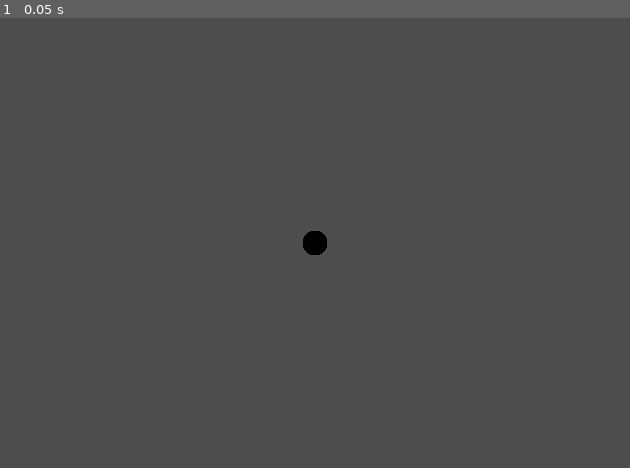
Above: before the commit, frame 1.
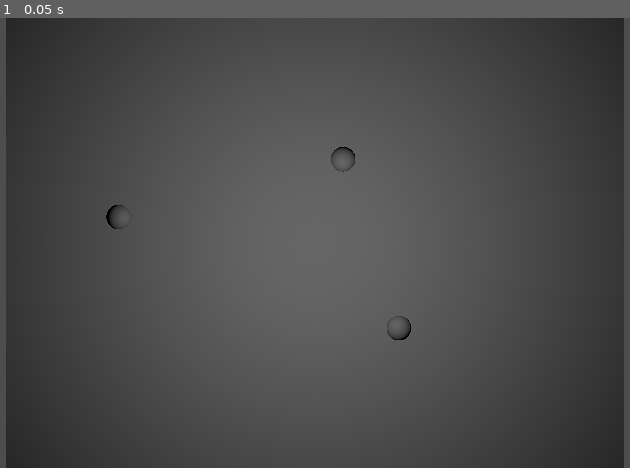
Above: after the commit, the same moment.

Repository: b6462/ComputerAnimationPlayground
Game: Godot game, scene res://Deform/Concept/Concept_AvgTsfm.tscn
Same seed, same stepped clock (60 frames per second), same inputs: the game is played once before the commit and once after it.
Inputs:
- Up to frame 1 (0.05 s): no input

The runs differ from the first frame. In frame 1, 7.9% of the frame differs, in the area x 0-100%, y 0-100%.

Commit message:
Update avg transformer

Diff:
--- a/Deform/Concept/AvgTsfm3D.gd
+++ b/Deform/Concept/AvgTsfm3D.gd
@@ -1,13 +1,32 @@
 extends Node3D
 
-var dragging = false
-var drag_target: RigidBody3D = null
+var dragging := false
+var drag_target: RigidBody3D
 var original_mouse_pos := Vector2(0, 0)
-@onready var camera = $Camera3D
+@onready var camera := $Camera3D
+@export var control_points: Array[Node3D]
+@export var target_mesh: MeshInstance3D
+
+var orig_ctrl_pts: PackedVector3Array
+var orig_mesh_vts: PackedVector3Array
+var dfrm_mesh_vts: PackedVector3Array
+var dfrm_mesh: ArrayMesh
+var weight = 1
+var mdt := MeshDataTool.new()
 
 func _ready():
-	var tmp = $RigidBody3D
-	print(tmp.position)
+	# From primitiveMesh to ArrayMesh to mdt
+	var sft := SurfaceTool.new()
+	sft.create_from(target_mesh.mesh, 0)
+	var tgt_arr_mesh := sft.commit()
+	dfrm_mesh = tgt_arr_mesh
+	mdt.create_from_surface(tgt_arr_mesh, 0)
+	for vtx in range(mdt.get_vertex_count()):
+		var vert = mdt.get_vertex(vtx)
+		orig_mesh_vts.append(vert)
+		dfrm_mesh_vts.append(vert)
+	for ctrl in control_points:
+		orig_ctrl_pts.append(ctrl.position)
 
 func _input(event):
 	if event is InputEventMouseButton:
@@ -35,10 +54,35 @@
 					drag_target = null
 
 func _process(delta):
+	# Update control points
 	if dragging and drag_target:
-		print(drag_target)
 		var current_mouse_pos = get_viewport().get_mouse_position()
 		var delta_pos = current_mouse_pos - original_mouse_pos
 		delta_pos *= 0.3
 		drag_target.global_position += Vector3(delta_pos.x, -delta_pos.y, 0)*delta
 		original_mouse_pos = current_mouse_pos
+
+	# Update mesh deformation
+	for v in range(0, orig_mesh_vts.size()):
+		var totalWeight = 0
+		var tmp_ctrlPointWeights:= []
+		for c in range(0, control_points.size()):
+			tmp_ctrlPointWeights.append(1/pow((orig_mesh_vts[v]-orig_ctrl_pts[c]).length(), weight))
+			totalWeight += tmp_ctrlPointWeights[c]
+		for c in range(control_points.size()):
+			tmp_ctrlPointWeights[c] /= totalWeight
+
+		var displacement := Vector3(0,0,0)
+		for c in range(control_points.size()):
+			var cur_ctrl_point: Vector3 = control_points[c].position
+			var ctrl_disp: Vector3 = cur_ctrl_point - orig_ctrl_pts[c]
+			var vert_to_ctrl: Vector3 = orig_mesh_vts[v] - orig_ctrl_pts[c]
+			var rot_disp: Vector3 = control_points[c].rotation * vert_to_ctrl - vert_to_ctrl
+			displacement += (ctrl_disp + rot_disp) * tmp_ctrlPointWeights[c]
+		dfrm_mesh_vts[v] = orig_mesh_vts[v] + displacement
+
+	# Update mesh vert position with dfrm_mesh_vts data
+	for vtx in range(mdt.get_vertex_count()):
+		mdt.set_vertex(vtx, dfrm_mesh_vts[vtx])
+	mdt.commit_to_surface(dfrm_mesh)
+	target_mesh.mesh = dfrm_mesh
--- a/Deform/Concept/Concept_AvgTsfm.tscn
+++ b/Deform/Concept/Concept_AvgTsfm.tscn
@@ -6,23 +6,63 @@
 
 [sub_resource type="SphereShape3D" id="SphereShape3D_4skoj"]
 
-[node name="Concept_AvgTsfm" type="Node3D"]
+[sub_resource type="PlaneMesh" id="PlaneMesh_6nmlh"]
+size = Vector2(5, 5)
+subdivide_width = 10
+subdivide_depth = 10
+
+[node name="Concept_AvgTsfm" type="Node3D" node_paths=PackedStringArray("control_points", "target_mesh")]
 script = ExtResource("1_5g5tt")
+control_points = [NodePath("Ctrl_01"), NodePath("Ctrl_02"), NodePath("Ctrl_03")]
+target_mesh = NodePath("Target_Mesh")
 
 [node name="Camera3D" type="Camera3D" parent="."]
 transform = Transform3D(1, 0, 0, 0, 1, 0, 0, 0, 1, 0, 0, 2.25326)
 projection = 1
 size = 3.64
 
-[node name="RigidBody3D" type="RigidBody3D" parent="."]
-transform = Transform3D(1, 0, 0, 0, 1, 0, 0, 0, 1, 0, 0, -2.19415)
+[node name="Ctrl_01" type="RigidBody3D" parent="."]
+transform = Transform3D(1, 0, 0, 0, 1, 0, 0, 0, 1, 0.227595, 0.677804, -2.19415)
 gravity_scale = 0.0
 
-[node name="MeshInstance3D" type="MeshInstance3D" parent="RigidBody3D"]
+[node name="MeshInstance3D" type="MeshInstance3D" parent="Ctrl_01"]
 transform = Transform3D(0.2, 0, 0, 0, 0.2, 0, 0, 0, 0.2, 0, 0, 0)
 mesh = SubResource("SphereMesh_cqcsy")
 skeleton = NodePath("")
 
-[node name="CollisionShape3D" type="CollisionShape3D" parent="RigidBody3D"]
+[node name="CollisionShape3D" type="CollisionShape3D" parent="Ctrl_01"]
 transform = Transform3D(0.19971, 0, 0, 0, 0.19971, 0, 0, 0, 0.19971, 0, 0, 0)
 shape = SubResource("SphereShape3D_4skoj")
+
+[node name="Ctrl_02" type="RigidBody3D" parent="."]
+transform = Transform3D(1, 0, 0, 0, 1, 0, 0, 0, 1, -1.58862, 0.209785, -2.19415)
+gravity_scale = 0.0
+
+[node name="MeshInstance3D" type="MeshInstance3D" parent="Ctrl_02"]
+transform = Transform3D(0.2, 0, 0, 0, 0.2, 0, 0, 0, 0.2, 0, 0, 0)
+mesh = SubResource("SphereMesh_cqcsy")
+skeleton = NodePath("")
+
+[node name="CollisionShape3D" type="CollisionShape3D" parent="Ctrl_02"]
+transform = Transform3D(0.19971, 0, 0, 0, 0.19971, 0, 0, 0, 0.19971, 0, 0, 0)
+shape = SubResource("SphereShape3D_4skoj")
+
+[node name="Ctrl_03" type="RigidBody3D" parent="."]
+transform = Transform3D(1, 0, 0, 0, 1, 0, 0, 0, 1, 0.678496, -0.688659, -2.19415)
+gravity_scale = 0.0
+
+[node name="MeshInstance3D" type="MeshInstance3D" parent="Ctrl_03"]
+transform = Transform3D(0.2, 0, 0, 0, 0.2, 0, 0, 0, 0.2, 0, 0, 0)
+mesh = SubResource("SphereMesh_cqcsy")
+skeleton = NodePath("")
+
+[node name="CollisionShape3D" type="CollisionShape3D" parent="Ctrl_03"]
+transform = Transform3D(0.19971, 0, 0, 0, 0.19971, 0, 0, 0, 0.19971, 0, 0, 0)
+shape = SubResource("SphereShape3D_4skoj")
+
+[node name="Target_Mesh" type="MeshInstance3D" parent="."]
+transform = Transform3D(1, 0, 0, 0, -4.37114e-08, -1, 0, 1, -4.37114e-08, 0, 0, -2.1908)
+extra_cull_margin = 33.8
+mesh = SubResource("PlaneMesh_6nmlh")
+
+[node name="OmniLight3D" type="OmniLight3D" parent="."]
Not shown: 1 places in Deform/Concept/Concept_AvgTsfm.tscn that only renumber resources
